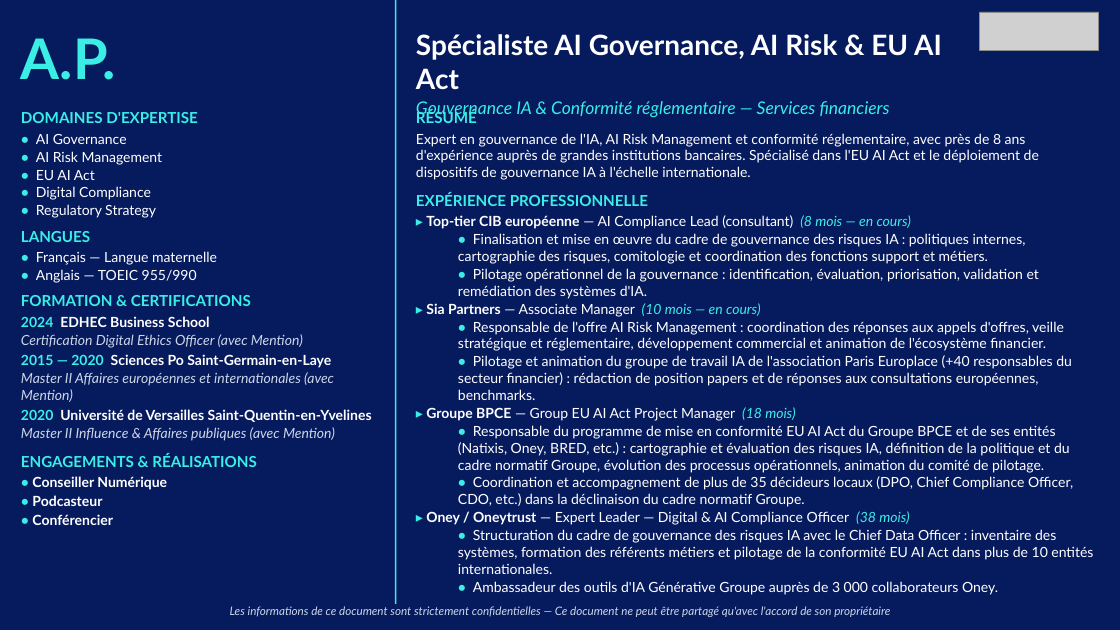
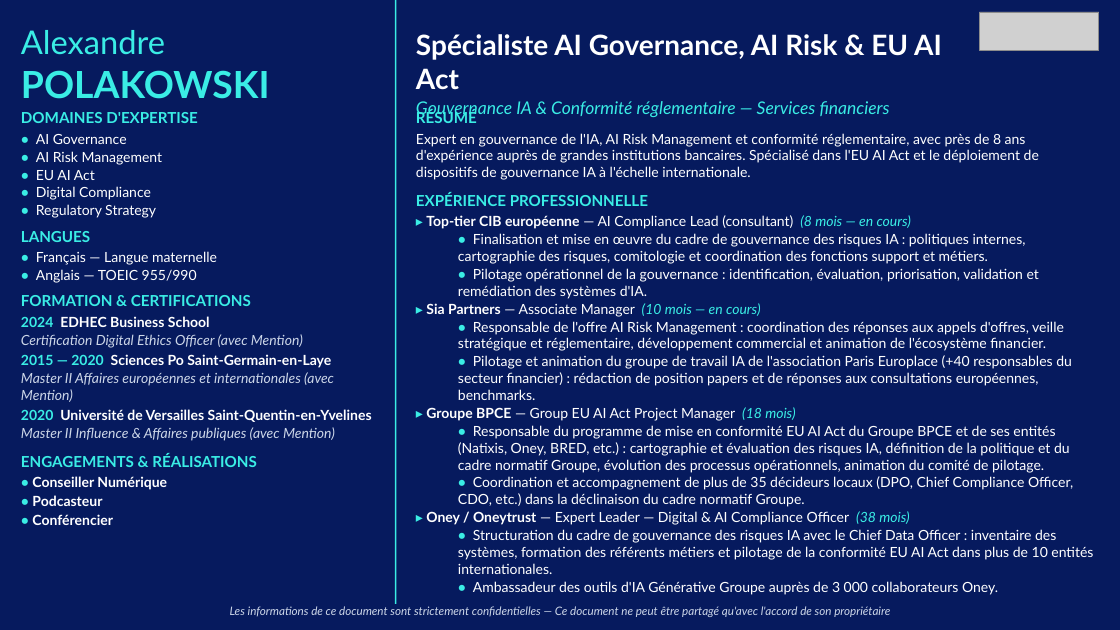
Before and after one commit to insidebankingfrance-rgb/G-n-rateur-de-CV, a slide deck: slide 1 of outputs/all_cvs.pptx. Drawn at 1120x630 pixels with LibreOffice and Linux fonts; fonts in the diff are those of the drawing; grey boxes stand for pictures. Boxes give left, top, right and bottom in pixels: in the first picture for what was removed or moved away, otherwise in the second. Text is boxed around its words. In the diff, an @@ line names an element or a change of style, - is before the commit and + after.

```diff
--- a/outputs/all_cvs.pptx
+++ b/outputs/all_cvs.pptx
@@ text at (x1=21, y1=30, x2=270, y2=99): text changed; size 48 to 32 pt @@
-A.P.
+Alexandre
+POLAKOWSKI
```
Also in this commit, not shown: 13 other slides changed, 6 other files.
